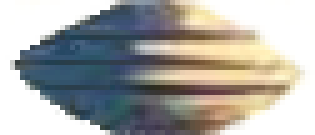
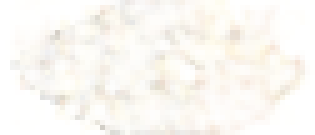
Layered file, before and after one edit (315 x 135). Changes by layer:
added layer "10" above "9" over [10, 0, 310, 135]
hid "Перетворення" over [10, 0, 310, 135]
